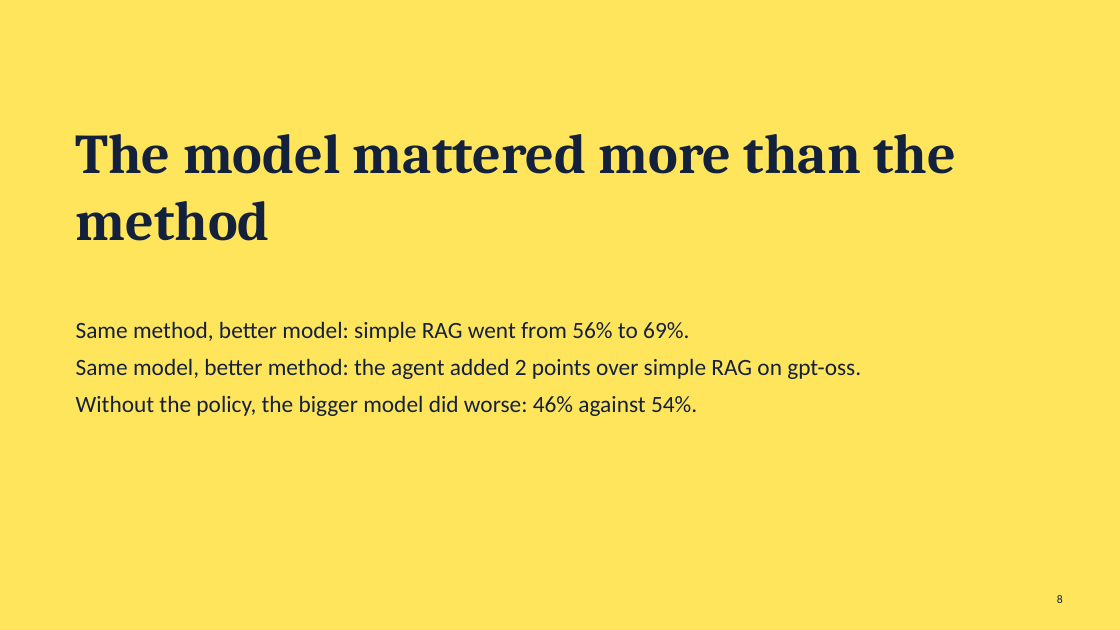
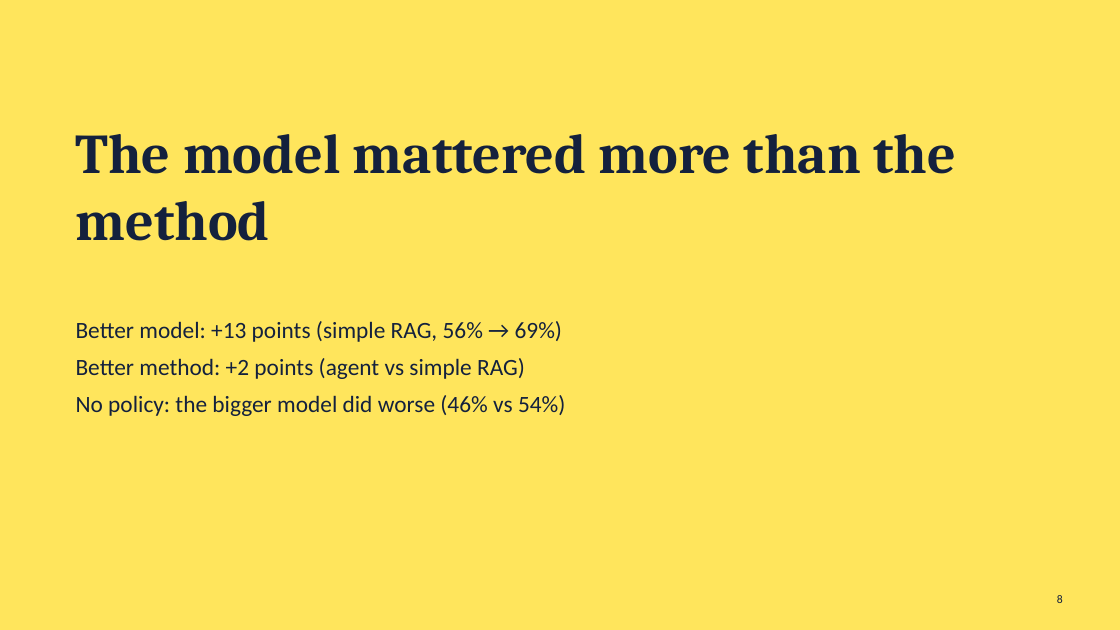
Before and after one commit to yezhan58-oss/insurance_policy_checker-rag, a slide deck: slide 8 of docs/IS469_presentation.pptx. Drawn at 1120x630 pixels with LibreOffice and Linux fonts; fonts in the diff are those of the drawing. Boxes give left, top, right and bottom in pixels: in the first picture for what was removed or moved away, otherwise in the second. Text is boxed around its words. In the diff, an @@ line names an element or a change of style, - is before the commit and + after.

```diff
--- a/docs/IS469_presentation.pptx
+++ b/docs/IS469_presentation.pptx
@@ text at [76,321,565,416]: text changed @@
-Same method, better model: simple RAG went from 56% to 69%.
-Same model, better method: the agent added 2 points over simple RAG on gpt-oss.
-Without the policy, the bigger model did worse: 46% against 54%.
+Better model: +13 points (simple RAG, 56% → 69%)
+Better method: +2 points (agent vs simple RAG)
+No policy: the bigger model did worse (46% vs 54%)
```
Also in this commit, not shown: 10 other slides changed.
